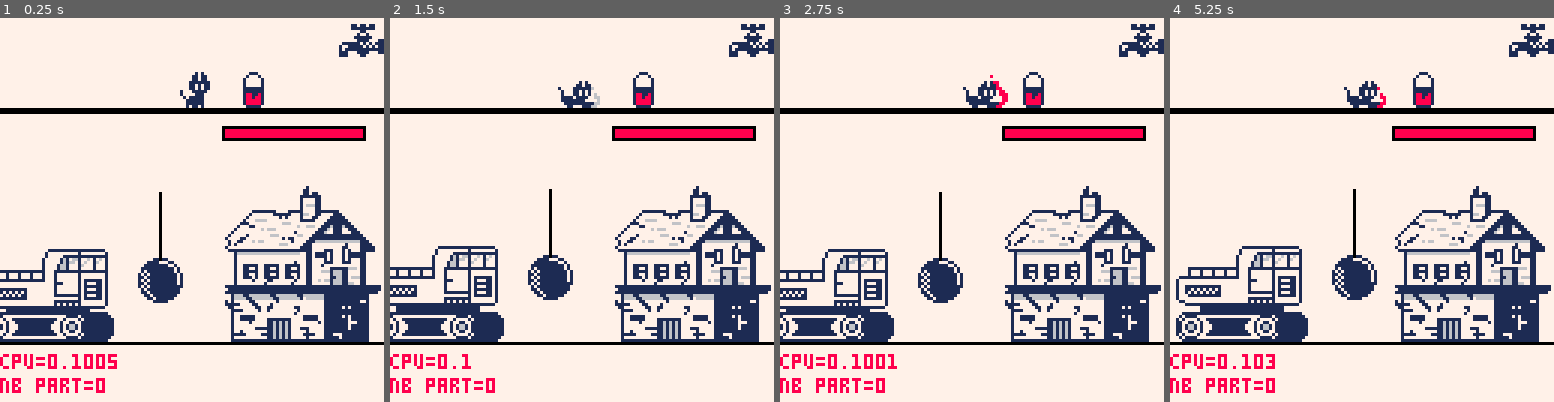
Above: before the commit, frames 1-4 (left to right).
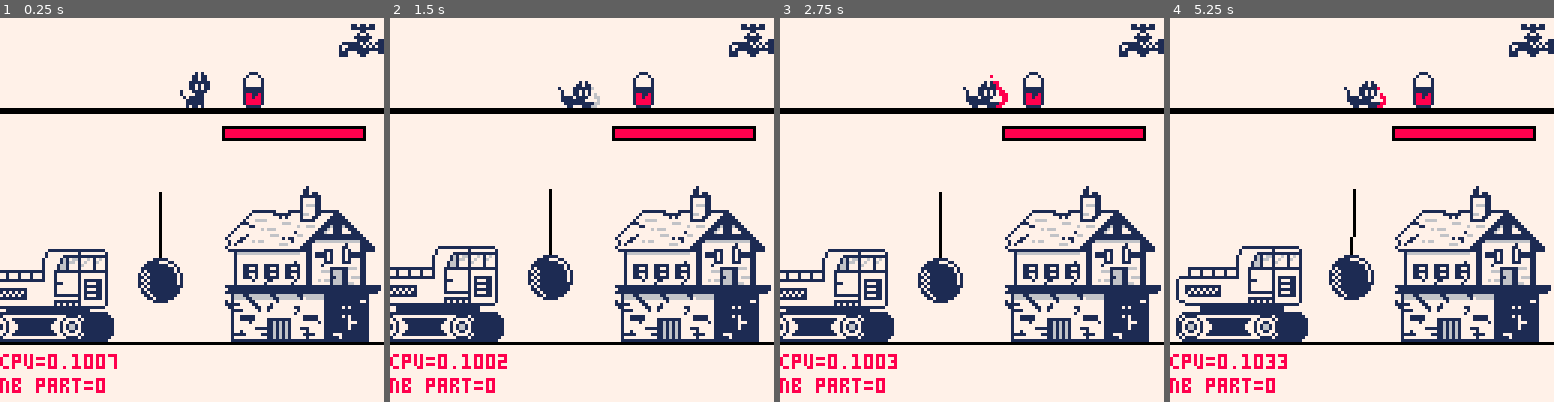
Above: after the commit, the same moments.

Repository: Arche-san/retrocat
Game: PICO-8 cartridge retrocat.p8
The game is run twice, just before and just after one commit, with the same random seed, the same clock (stepped at 60 frames per second) and the same inputs.
Inputs:
- Up to frame 1 (0.25 s): no input
- Up to frame 2 (1.5 s): tap X (X key) at 0.33, 1.07 s; tap O (Z key) at 0.7 s
- Up to frame 3 (2.75 s): hold Right 1.6-2.1 s; tap O (Z key) at 1.7, 2.1, 2.5 s; tap X (X key) at 1.85 s; hold Right from 2.47 s (still down)
- Up to frame 4 (5.25 s): tap O (Z key) every 0.4 s from 2.9 to 4.9 s; tap X (X key) at 2.97, 4.08, 5.2 s; release Right at 3.03 s; hold Left 3.08-3.58 s; hold Right 4.02-4.68 s; hold Left from 5.08 s (still down)

The runs differ from the first frame. In frame 1, less than 0.1% of the frame differs, in the area x 28-43%, y 62-92%; in frame 2, 0.2%; in frame 3, less than 0.1%; in frame 4, 0.6%, in the area x 28-54%, y 57-92%.

Commit message:
demoisher hit building with ball point collision (instead of timer)

Diff:
--- a/retrocat.p8
+++ b/retrocat.p8
@@ -22,6 +22,7 @@
 
 demolisher_xmin = -20
 demolisher_xmax = 20
+demolisher_ball_damage = 10
 
 building_life_max = 100
 
@@ -195,6 +196,9 @@
 function building_init()
  return {
   x = 70,
+  cx = 10,
+  cw = 40,
+  ch = 40,
   spr_x = 0,
   spr_y = 32,
   spr_w = 57,
@@ -227,6 +231,14 @@
   local gauge_val = gauge_min + flr(gauge_ratio * (gauge_max - gauge_min))
   rectfill(gauge_val,37,gauge_max,39,8)
  end
+
+ --collisions debug
+ -- local cx_start = b.x + b.cx
+ -- local cx_end = cx_start + b.cw
+ -- local cy_start = ground_y - b.ch
+ -- local cy_end = ground_y
+ -- rect(cx_start, cy_start, cx_end, cy_end, 11)
+
 end
 
 function building_hit(b, damage)
@@ -239,7 +251,12 @@
 end
 
 function collide_with_building(x,y)
- return x >= 70 and x <= 110 and y >=50 and y <= 96
+ local b = building
+ local cx_start = b.x + b.cx
+ local cx_end = cx_start + b.cw
+ local cy_start = ground_y - b.ch
+ local cy_end = ground_y
+ return x >= cx_start and x <= cx_end and y >= cy_start and y <= cy_end
 end
 
 --draw building in both states
@@ -283,9 +300,8 @@
 -- demolisher
 demolisher_state_idle = 1
 demolisher_state_move = 2
-demolisher_state_loading = 3
-demolisher_state_attack = 4
-demolisher_state_stun = 5
+demolisher_state_attack = 3
+demolisher_state_stun = 4
 
 function demolisher_init()
  return {
@@ -298,16 +314,21 @@
   state = demolisher_state_idle,
   state_time = 0,
   spr_shake_time = 0,
+  shake_offset = 0,
   swing = false,
   swing_time = 0,
-  swing_force = 0
+  swing_force = 0,
+  ball_x = 0,
+  ball_y = 0,
  }
 end
 
 function demolisher_update(d)
  --sprite shake
  d.spr_shake_time += 1
-
+ d.shake_offset = cos(flr(d.spr_shake_time / 8) / 2) / 2
+
+ --swing
  d.swing_time += 1
  if d.swing then
   d.swing_force += 0.05
@@ -319,6 +340,14 @@
   end
  end
 
+ --ball pos
+ d.ball_x = d.x + 43
+ d.ball_y = d.y - 20 + d.shake_offset
+ if d.swing_force > 0 then
+  d.ball_x += cos(d.swing_time / 60) * d.swing_force
+  d.ball_y += sin(d.swing_time / 60) /3 * d.swing_force
+ end
+
  --state machine
  local state = d.state
  local state_time = d.state_time
@@ -333,7 +362,7 @@
   d.x += 0.5
   if d.x >= demolisher_xmax then
    d.x = demolisher_xmax
-   demolisher_loading(d)
+   demolisher_attack(d)
   end
   if(state_time >= 30) demolisher_idle(d)
 
@@ -341,7 +370,10 @@
   if(state_time >= 300) demolisher_attack(d)
 
  elseif state == demolisher_state_attack then
-  if(state_time >= 60) demolisher_idle(d)
+  if(collide_with_building(d.ball_x, d.ball_y)) then
+   building_hit(building, demolisher_ball_damage)
+   demolisher_idle(d)
+  end
 
  elseif state == demolisher_state_stun then
   d.x -= 0.5
@@ -356,26 +388,21 @@
 end
 
 function demolisher_draw(d)
- local shake_offset = cos(flr(d.spr_shake_time / 8) / 2) / 2
  -- base
- local spr_y = d.y -32 + shake_offset
+ local spr_y = d.y -32 + d.shake_offset
  sspr(0, 96, 48, 21, d.x-16, spr_y)
  sspr(0, 117, 48, 1, d.x-16, d.y-12)
  sspr(0, 117, 48, 11, d.x-16, d.y-11)
 
- -- cannon ball
- local ball_x = d.x + 43
- local ball_y = d.y - 28 + shake_offset
- if d.swing_force > 0 then
-  ball_x += cos(d.swing_time / 60) * d.swing_force
-  ball_y += sin(d.swing_time / 60) /3 * d.swing_force
- end
- sspr(18, 0, 16, 16, ball_x-7, ball_y)
 
  -- cannon line
  local ball_line_x = d.x + 43
- local ball_line_y = d.y - 50 + shake_offset
- line(ball_line_x, ball_line_y, ball_x, ball_y, 0)
+ local ball_line_y = d.y - 50 + d.shake_offset
+ line(ball_line_x, ball_line_y, d.ball_x, d.ball_y, 0)
+
+  -- cannon ball
+ sspr(18, 0, 16, 16, d.ball_x-7, d.ball_y-8)
+ --circ(d.ball_x, d.ball_y, 1, 11)
 
  -- local cx_start = d.x + d.cx
  -- local cx_end = cx_start + d.cw
@@ -396,14 +423,8 @@
  demolisher_setstate(d, demolisher_state_move)
 end
 
-function demolisher_loading(d)
- d.swing = true
- demolisher_setstate(d, demolisher_state_loading)
-end
-
 function demolisher_attack(d)
  d.swing = true
- building_hit(building, 10)
  demolisher_setstate(d, demolisher_state_attack)
 end
 
